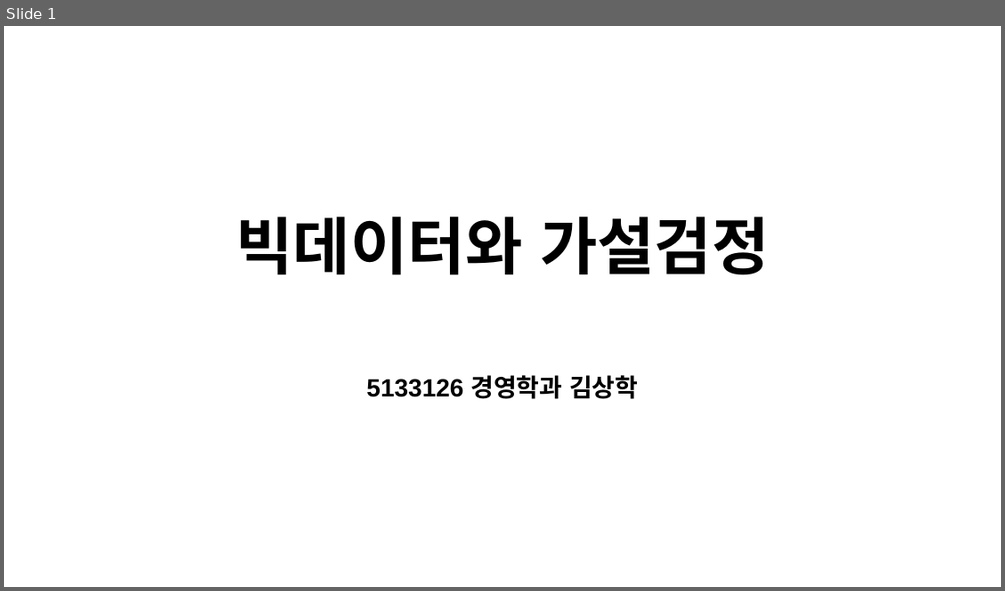
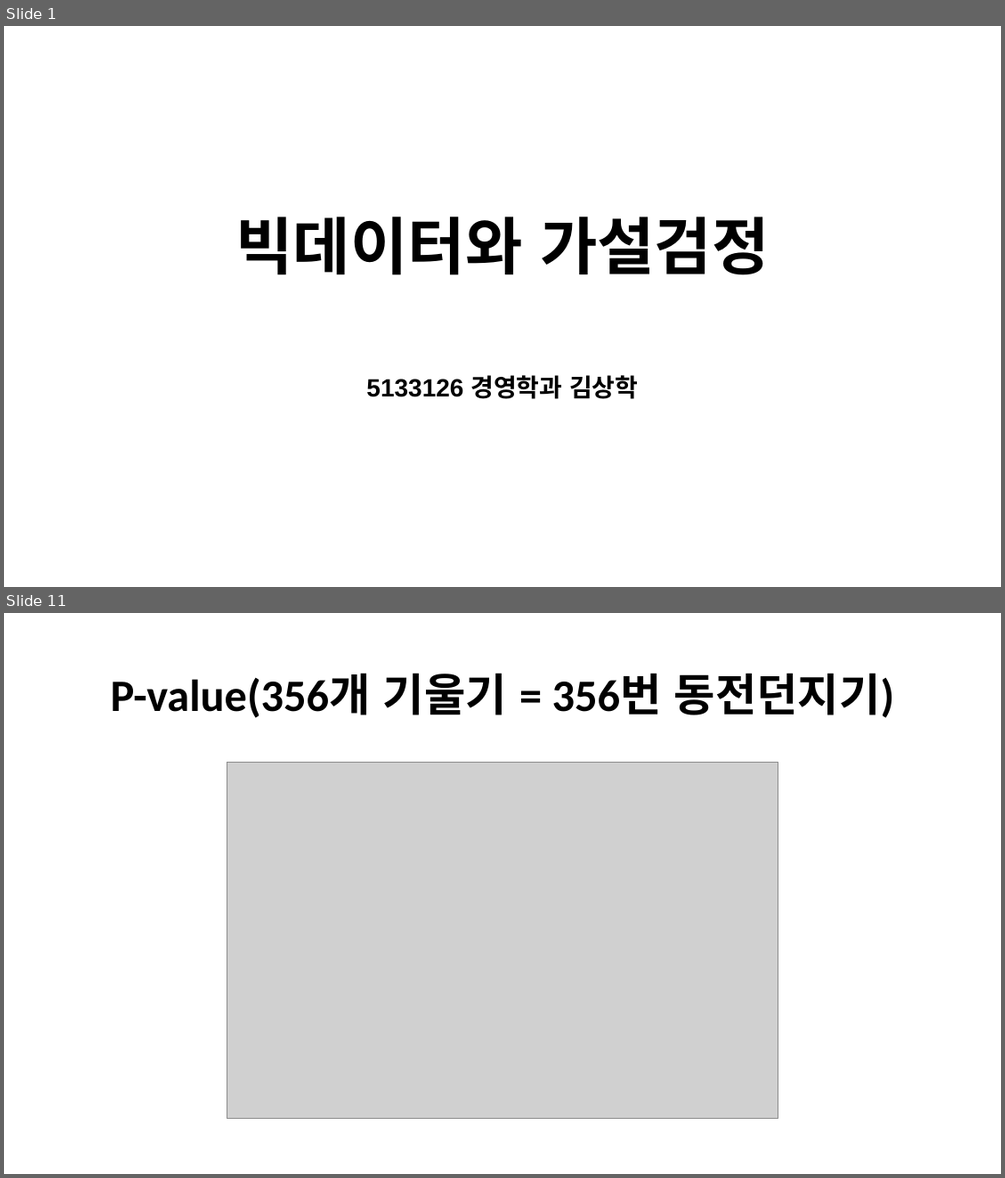
Before and after one commit to DaeguDude/bigdata, a slide deck: bigdata/파이널프로젝트ppt.pptx. Shown one above the other, each under a label of ours: slide 1 before the commit, slides 1 and 11 after it; the slides between them are not shown. The pictures are 1005x591 and 1005x1178 pixels, drawn with LibreOffice and Linux fonts; fonts in the diff are those of the drawing; grey boxes stand for pictures. Boxes give left, top, right and bottom in pixels: in the first picture for what was removed or moved away, otherwise in the second. Text is boxed around its words. In the diff, an @@ line names an element or a change of style, - is before the commit and + after.

```diff
--- a/bigdata/파이널프로젝트ppt.pptx
+++ b/bigdata/파이널프로젝트ppt.pptx
@@ slide 11 added at box(4, 613, 1001, 1174), background #FFFFFF @@
@@ title added at box(111, 673, 895, 718), 43.2 pt, text #000000, bold @@
+P-value(356개 기울기 = 356번 동전던지기)
@@ picture added at box(226, 763, 778, 1119) @@
```
Also in this commit, not shown: 9 slides changed, 2 other slides added, 9 other files.
